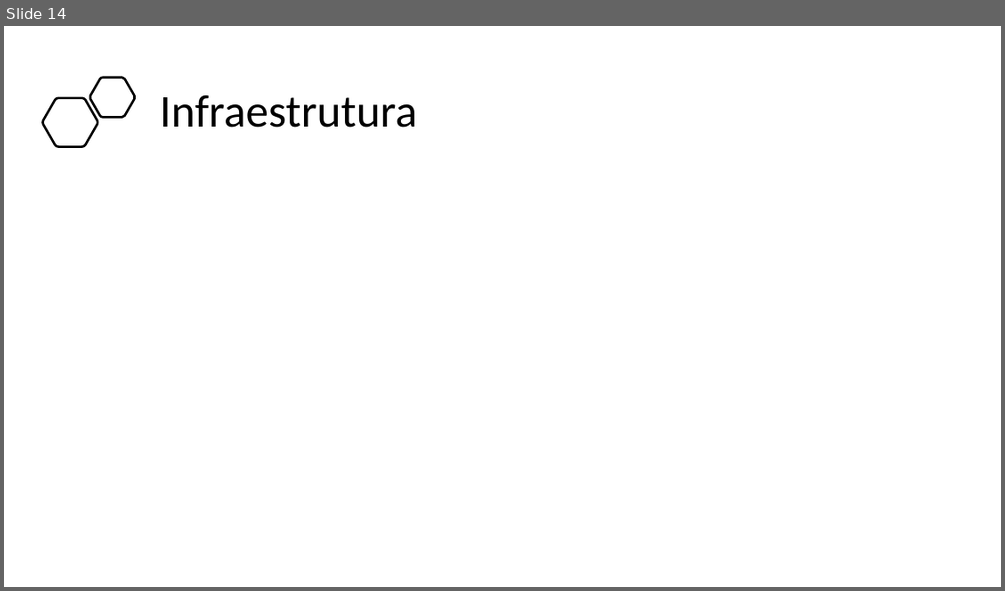
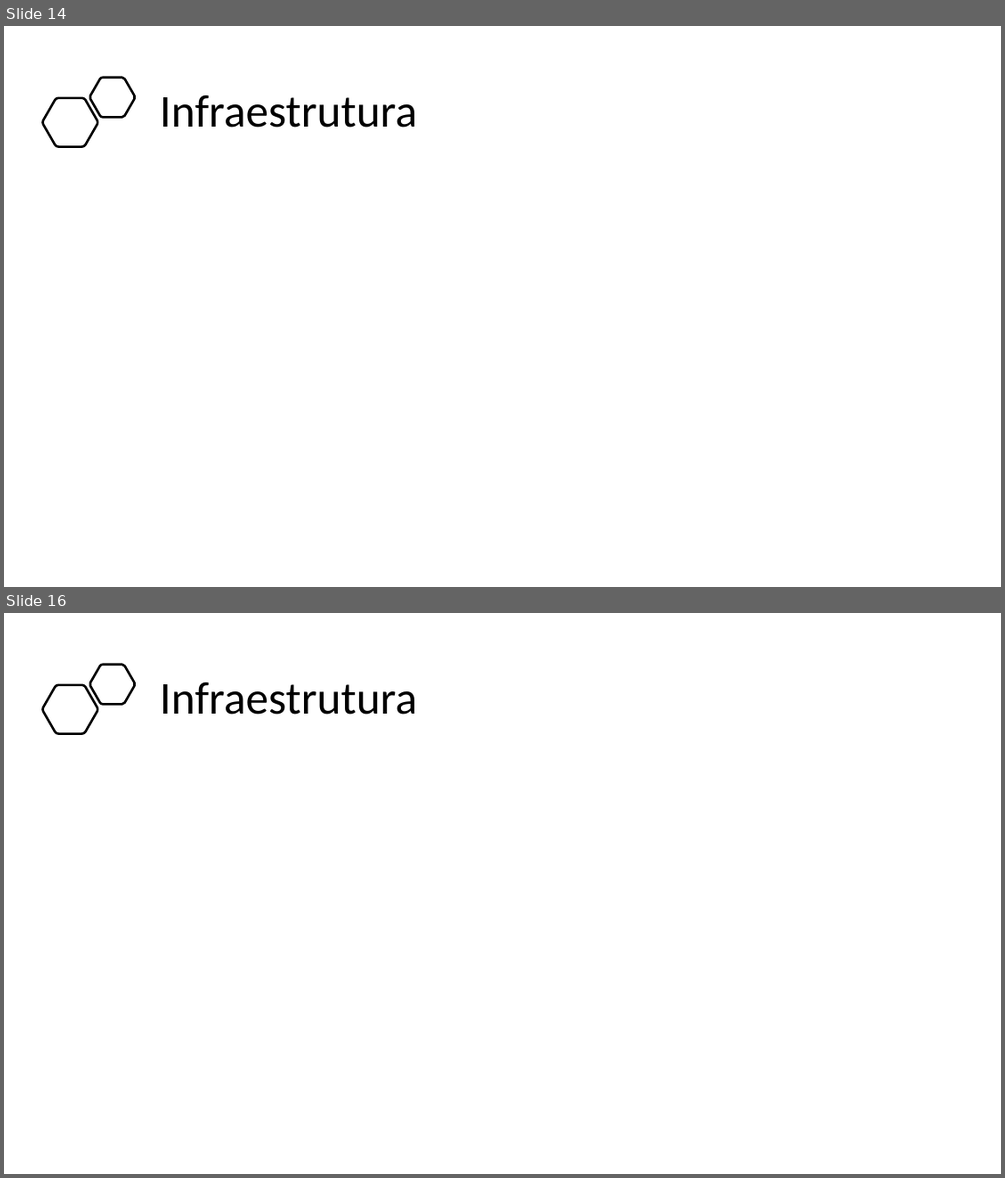
Before and after one commit to BandTec/project-hunter, a slide deck: Documentação/Apresentacao Final - 4 Semestre.pptx. Shown one above the other, each under a label of ours: slide 14 before the commit, slides 14 and 16 after it; the slides between them are not shown. The pictures are 1005x591 and 1005x1178 pixels, drawn with LibreOffice and Linux fonts; fonts in the diff are those of the drawing. Boxes give left, top, right and bottom in pixels: in the first picture for what was removed or moved away, otherwise in the second. Text is boxed around its words. In the diff, an @@ line names an element or a change of style, - is before the commit and + after.

Commit message:
ppt

```diff
--- a/Documentação/Apresentacao Final - 4 Semestre.pptx
+++ b/Documentação/Apresentacao Final - 4 Semestre.pptx
@@ slide 16 added at [4,613,1001,1174], background #FFFFFF @@
@@ freeform shape added at [90,665,135,705], outline #000000 2.25 pt @@
@@ freeform shape added at [43,685,98,733], outline #000000 2.25 pt @@
@@ title added at [160,682,417,714], 44 pt, text #000000 @@
+Infraestrutura
```
Also in this commit, not shown: 4 other slides added.
